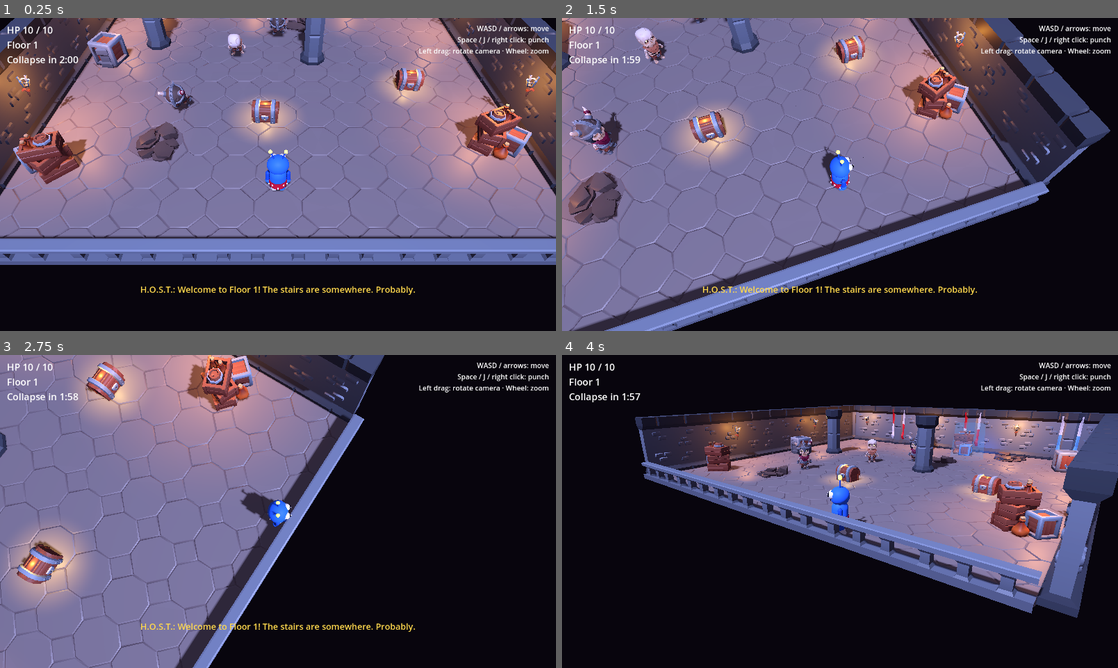
Above: before the commit, frames 1-4 (two rows, left to right).
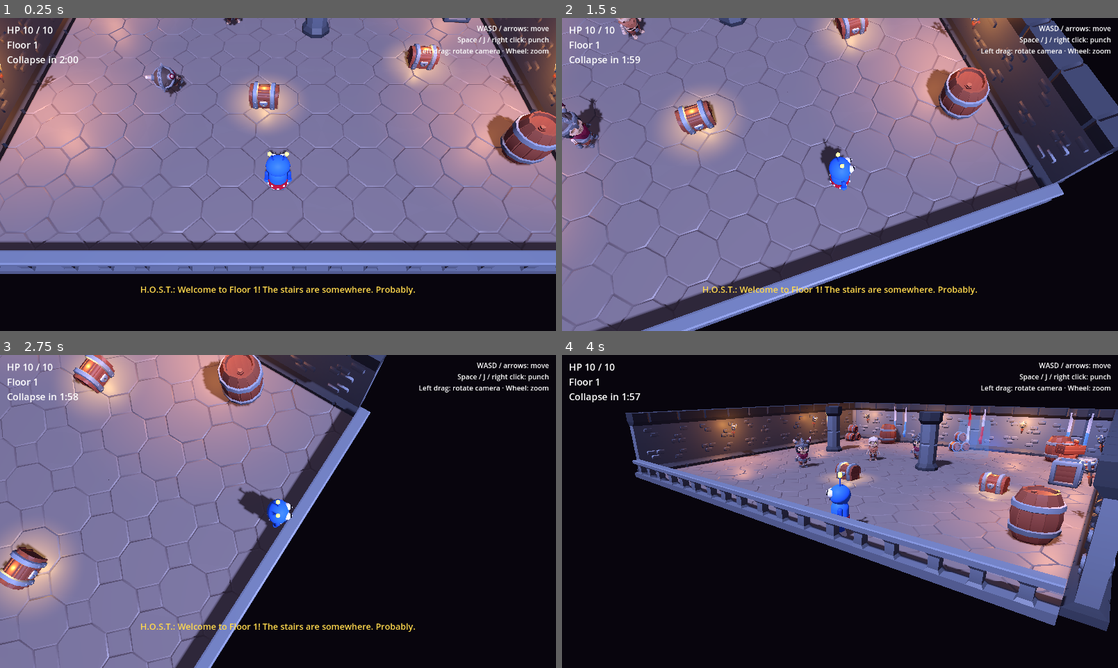
Above: after the commit, the same moments.

Repository: SinaChavoshi/dungeon-brawler-garl
Game: Godot game, scene res://scenes/main.tscn
Same seed, same stepped clock (60 frames per second), same inputs: the game is played once before the commit and once after it.
Inputs (mouse positions are in pixels of both pictures, inside the frame that each line leads up to):
- Up to frame 1 (0.25 s): no input
- Up to frame 2 (1.5 s): move the mouse to (962, 158) at 0.52 s; hold Right (ui_right) 0.53-1.25 s; hold R 0.53-1.25 s; click (962, 158) at 0.67 s; tap Space at 0.77 s; drag from (728, 190) to (812, 237) at 1.27 s
- Up to frame 3 (2.75 s): move the mouse to (333, 442) at 2.02 s; hold Right (ui_right) from 2.03 s (still down); hold R from 2.03 s (still down)
- Up to frame 4 (4 s): release Right (ui_right) at 2.75 s; release R at 2.75 s; drag from (812, 574) to (673, 464) at 2.77 s; move the mouse to (1006, 558) at 3.52 s; hold Left (ui_left) from 3.53 s (still down); hold R from 3.53 s (still down); tap Space at 3.77 s

The runs differ from the first frame. In frame 1, 36% of the frame differs, in the area x 0-100%, y 0-82%; in frame 2, 29%; in frame 3, 12%; in frame 4, 20%.

Commit message:
Drop rocky floor tiles (looked solid but weren't); steeper default camera
Co-Authored-By: Claude Opus 5.5 <noreply@anthropic.com>
Claude-Session: https://claude.ai/code/session_01Fh5d7n6aM8ajh1Uc5q6ipS

Diff:
--- a/scripts/camera_rig.gd
+++ b/scripts/camera_rig.gd
@@ -3,10 +3,10 @@
 ## Orbiting follow camera. Drag with the left mouse button to rotate,
 ## scroll to zoom. Lives under the player, so it follows him around.
 
-@export var distance: float = 14.0
+@export var distance: float = 13.0
 @export var min_distance: float = 6.0
 @export var max_distance: float = 24.0
-@export var pitch_degrees: float = -50.0
+@export var pitch_degrees: float = -58.0
 @export var min_pitch: float = -80.0
 @export var max_pitch: float = -20.0
 @export var drag_sensitivity: float = 0.3
--- a/scripts/game.gd
+++ b/scripts/game.gd
@@ -3,7 +3,6 @@
 ## counts down the collapse timer, and hands out sarcastic achievements.
 
 const FLOOR := preload("res://assets/kaykit/dungeon/floor_tile_large.glb")
-const FLOOR_ROCKS := preload("res://assets/kaykit/dungeon/floor_tile_large_rocks.glb")
 const WALL := preload("res://assets/kaykit/dungeon/wall.glb")
 const WALL_PILLAR := preload("res://assets/kaykit/dungeon/wall_pillar.glb")
 const BARRIER := preload("res://assets/kaykit/dungeon/barrier.glb")
@@ -113,8 +112,7 @@
 	for ix in count:
 		for iz in count:
 			var at := Vector3(-h + tile * (ix + 0.5), 0.0, -h + tile * (iz + 0.5))
-			var model := FLOOR_ROCKS if randf() < 0.12 else FLOOR
-			_add_model(model, at, randi_range(0, 3) * PI / 2.0)
+			_add_model(FLOOR, at, randi_range(0, 3) * PI / 2.0)
 
 	# Walls: tall on the far side and the flanks, a low barrier on the near side
 	# so the camera can see over it.
Binary file removed: assets/kaykit/dungeon/floor_tile_large_rocks.glb
